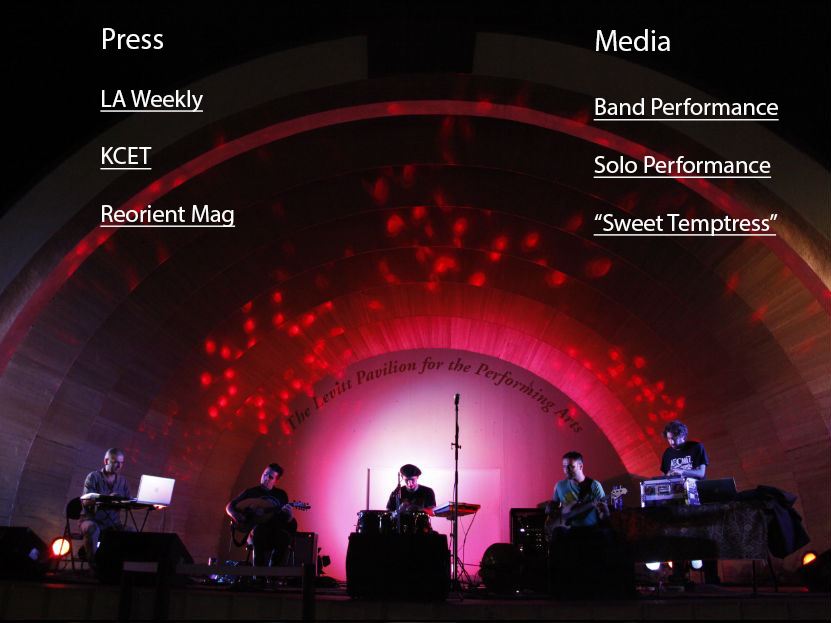
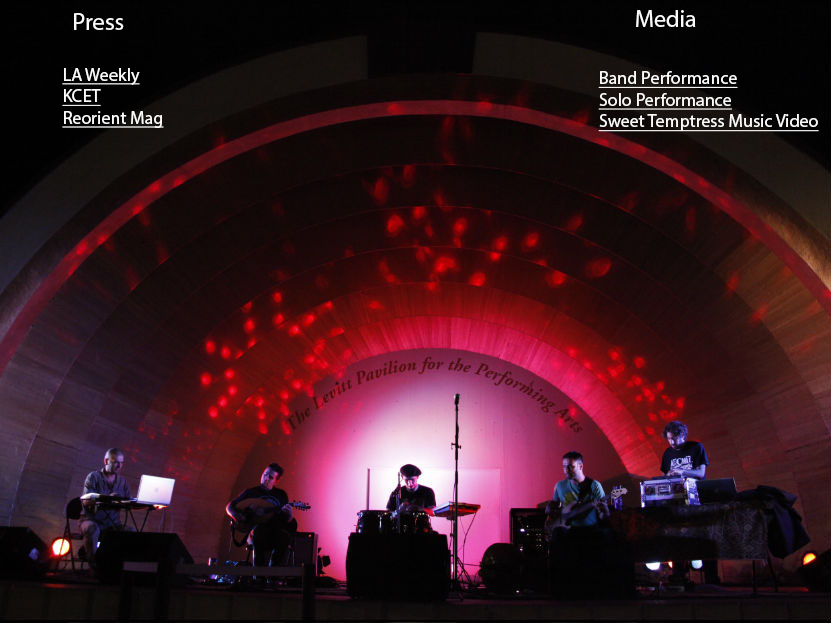
Layers edited between the first and the second 831px x 623px image:
renamed "Media Band Performance Solo Performance “Sweet Temptress”" to "Media Band Performance Solo Performance Sweet Temptress", painted on it over [593, 10, 819, 236]
painted on "Press LA Weekly KCET Reorient Mag" over [62, 13, 236, 227]
